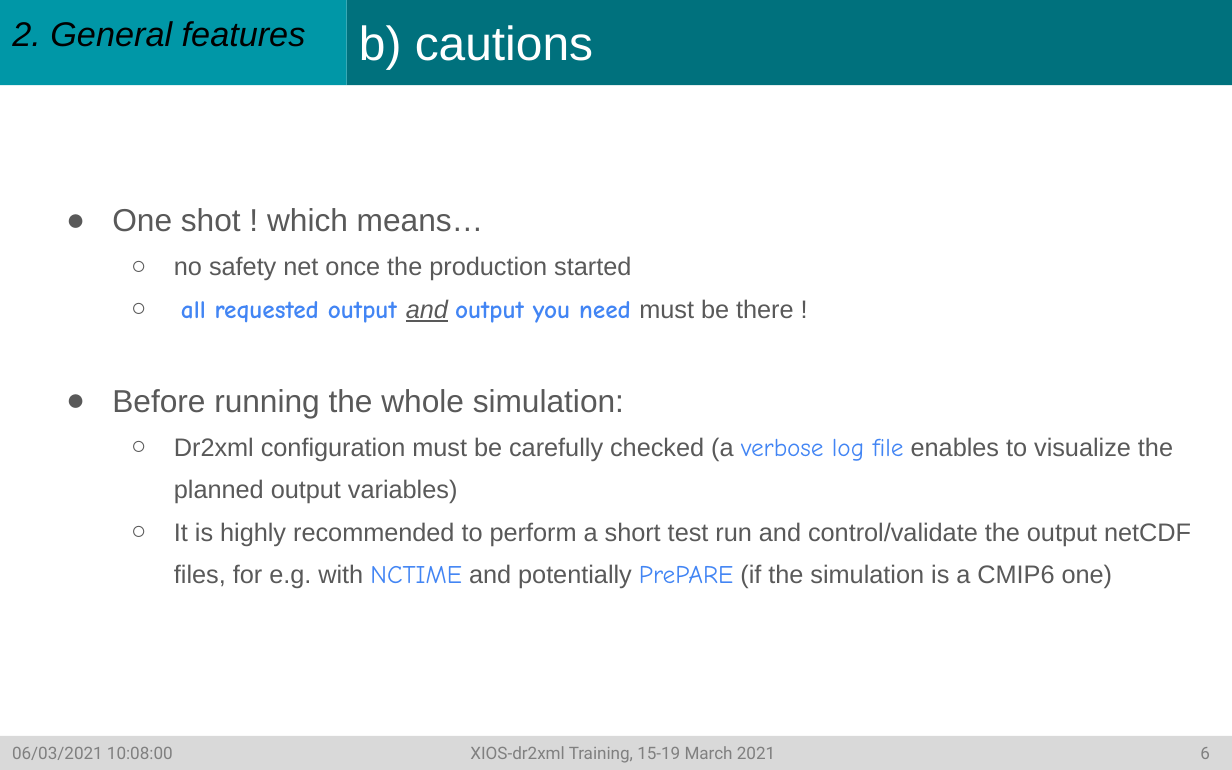
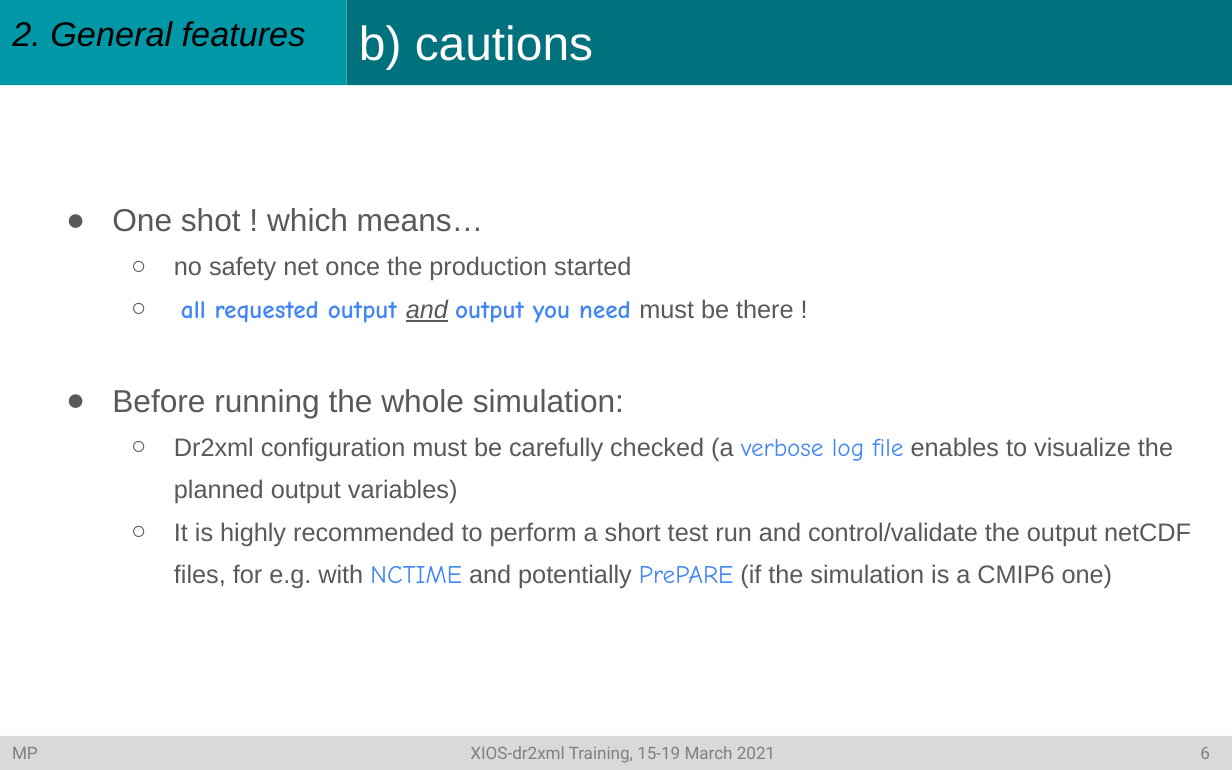
Before and after one commit to rigoudyg/dr2xml, a slide deck: slide 7 of slides/Formation_dr2xml_v3.pptx. Drawn at 1232x770 pixels with LibreOffice and Linux fonts; fonts in the diff are those of the drawing. Boxes give left, top, right and bottom in pixels: in the first picture for what was removed or moved away, otherwise in the second. Text is boxed around its words. In the diff, an @@ line names an element or a change of style, - is before the commit and + after.

```diff
--- a/slides/Formation_dr2xml_v3.pptx
+++ b/slides/Formation_dr2xml_v3.pptx
@@ text in rectangle at [12,746,1210,763]: text changed @@
-06/03/2021 10:08:00 XIOS-dr2xml Training, 15-19 March 2021 6
+MP XIOS-dr2xml Training, 15-19 March 2021 6
```
Also in this commit, not shown: 31 other slides changed, 1 other file.
